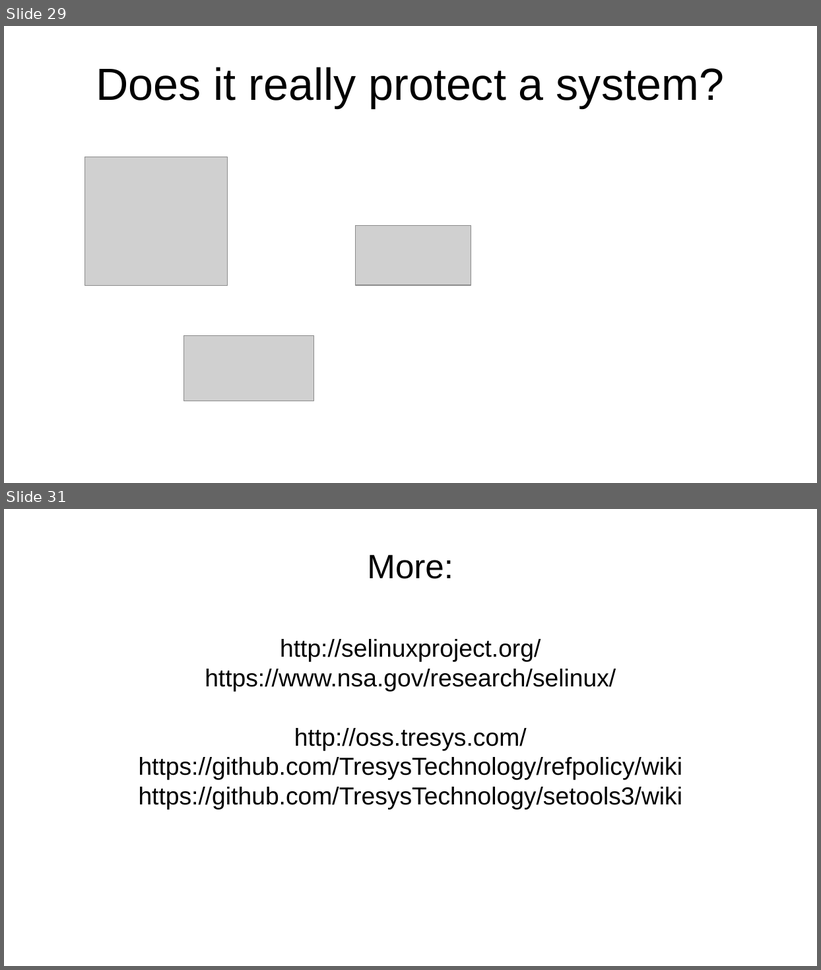
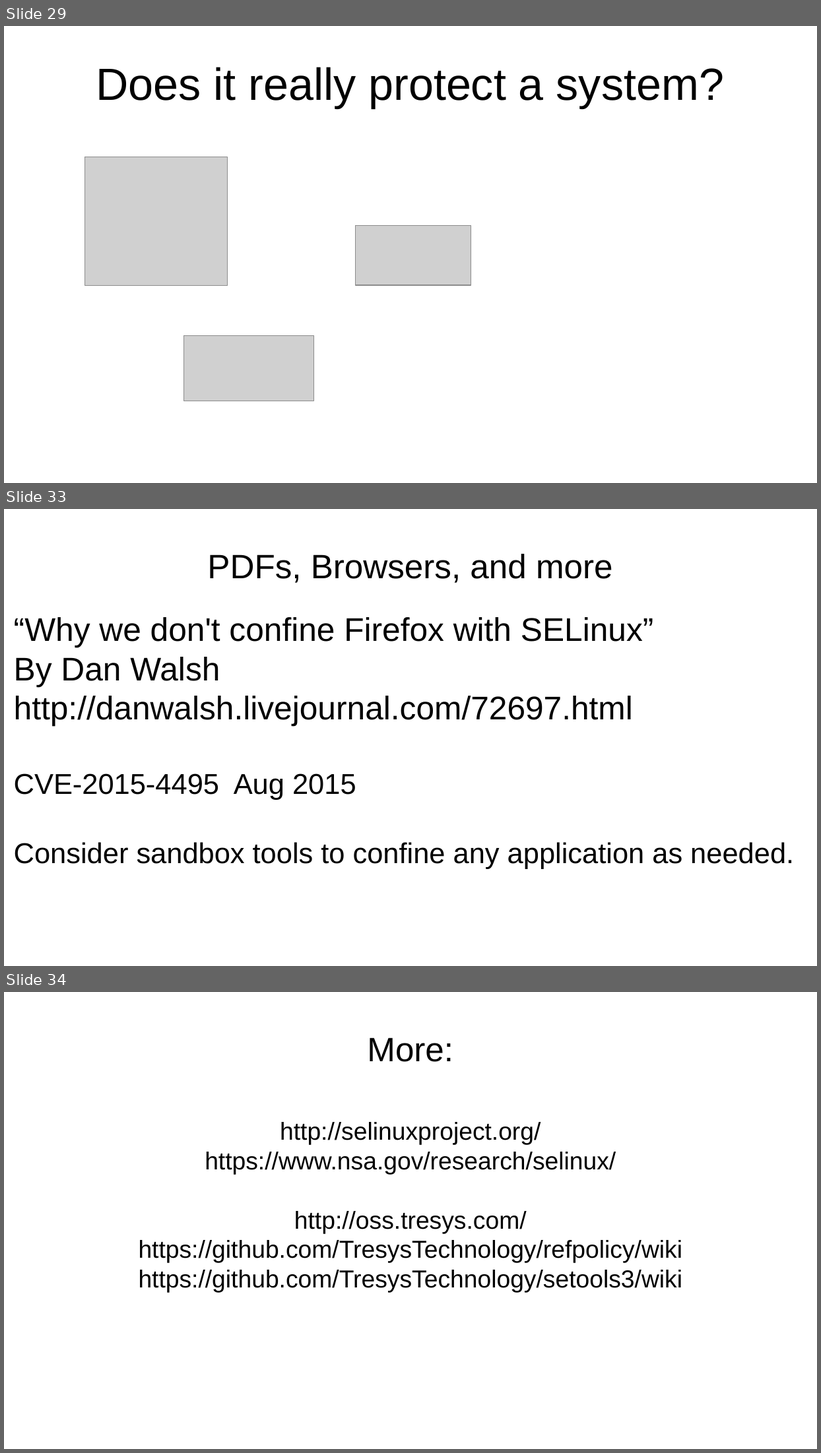
Before and after one commit to laubersm/LauberSolutions, a slide deck: SELinux/ItsAboutTheLabels-screen16-9.odp. Shown one above the other, each under a label of ours: slides 29 and 31 before the commit, slides 29, 33 and 34 after it; the slides between them are not shown. The pictures are 821x970 and 821x1453 pixels, drawn with LibreOffice and Linux fonts; fonts in the diff are those of the drawing; grey boxes stand for pictures. Boxes give left, top, right and bottom in pixels: in the first picture for what was removed or moved away, otherwise in the second. Text is boxed around its words. In the diff, an @@ line names an element or a change of style, - is before the commit and + after.

```diff
--- a/SELinux/ItsAboutTheLabels-screen16-9.odp
+++ b/SELinux/ItsAboutTheLabels-screen16-9.odp
@@ slide 33 added at <box>4,509,817,966</box>, background #FFFFFF @@
@@ title added at <box>207,554,613,583</box>, 33 pt, text #000000 @@
+PDFs, Browsers, and more
@@ text added at <box>14,617,794,869</box>, 32 pt, text #000000 @@
+“Why we don't confine Firefox with SELinux”
+By Dan Walsh http://danwalsh.livejournal.com/72697.html
+CVE-2015-4495 Aug 2015
+Consider sandbox tools to confine any application as needed.
@@ what was slide 31 is now slide 34 @@
```
Also in this commit, not shown: 10 slides changed, 2 other slides added.
